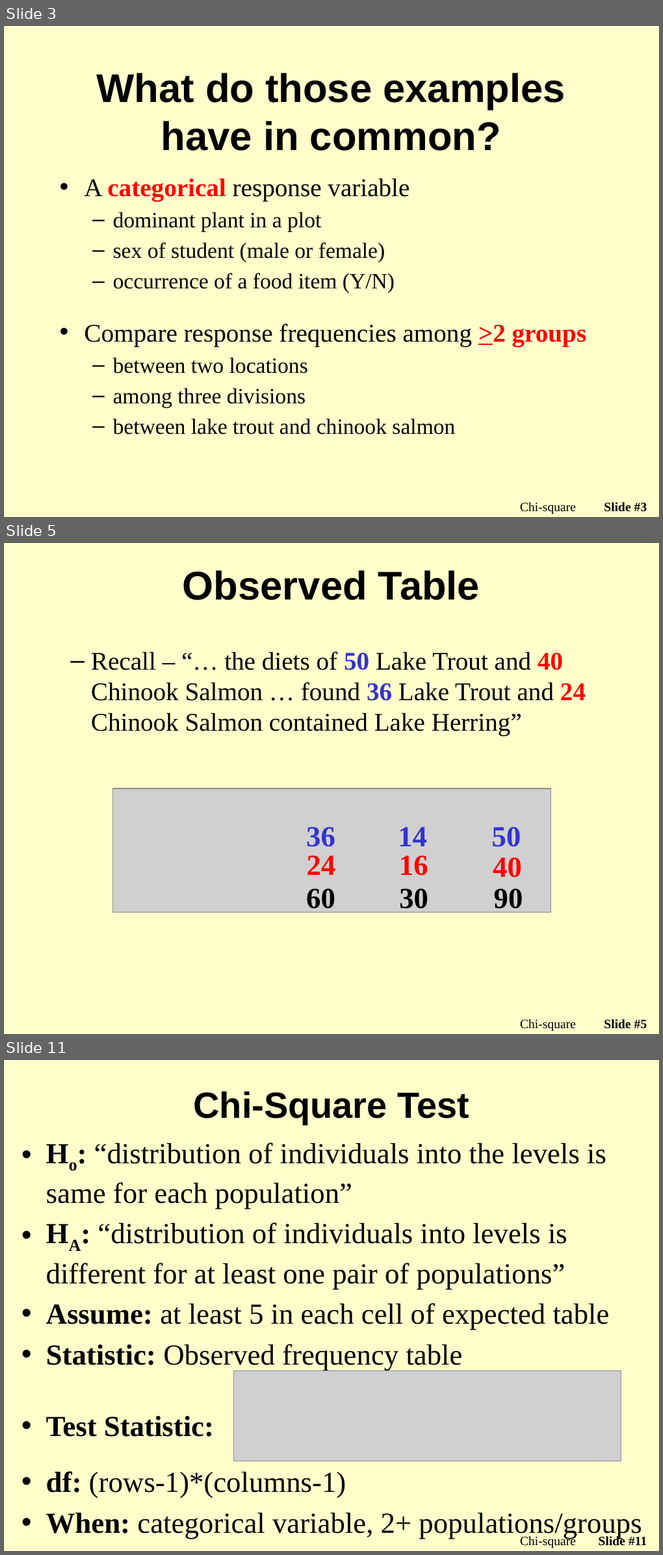
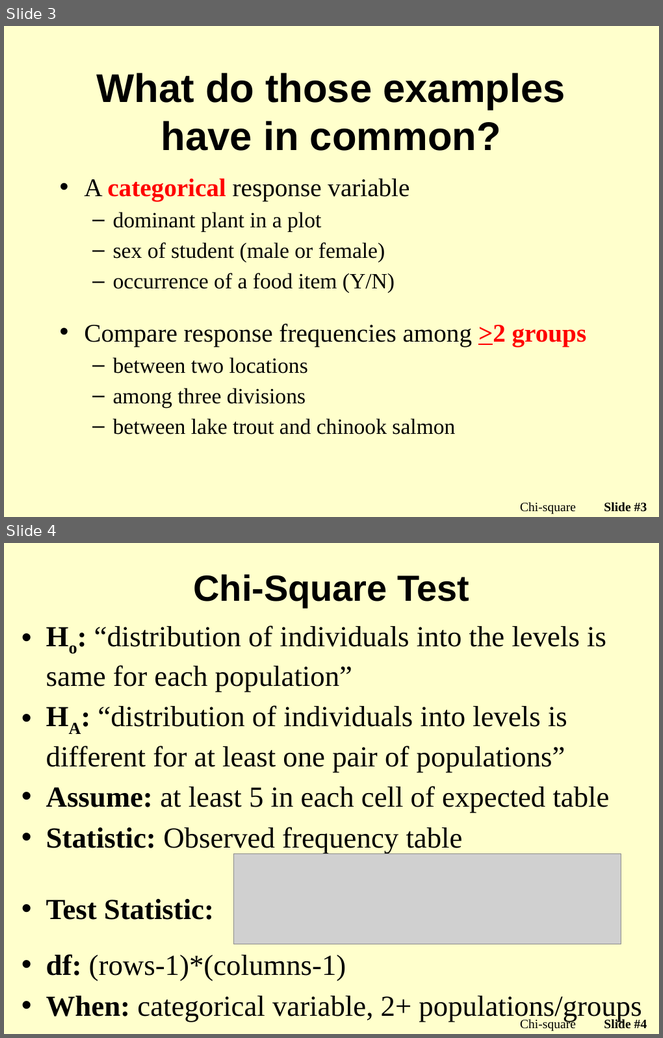
Before and after one commit to droglenc/NCMTH107, a slide deck: modules/Chi_Square/PPT2.pptx. Shown one above the other, each under a label of ours: slides 3, 5 and 11 before the commit, slides 3 and 4 after it; the slides between them are not shown. The pictures are 663x1555 and 663x1038 pixels, drawn with LibreOffice and Linux fonts; fonts in the diff are those of the drawing; grey boxes stand for pictures; background and template pictures are left out. Boxes give left, top, right and bottom in pixels: in the first picture for what was removed or moved away, otherwise in the second. Text is boxed around its words. In the diff, an @@ line names an element or a change of style, - is before the commit and + after.

```diff
--- a/modules/Chi_Square/PPT2.pptx
+++ b/modules/Chi_Square/PPT2.pptx
@@ slide 5 removed at [4, 543, 659, 1034], background picture (left out) @@
@@ title removed at [183, 570, 480, 600] @@
-Observed Table
@@ text removed at [91, 652, 586, 736] @@
-  – Recall – “… the diets of 50 Lake Trout and 40 Chinook Salmon … found 36 Lake Trout and 24 Chinook Salmon contained Lake Herring”
@@ picture removed at [113, 789, 552, 913] @@
@@ text removed at [306, 827, 336, 847] @@
-36
@@ text removed at [398, 827, 427, 847] @@
-14
@@ text removed at [492, 827, 521, 847] @@
-50
@@ text removed at [307, 856, 336, 875] @@
-24
@@ text removed at [399, 856, 428, 876] @@
-16
@@ text removed at [493, 858, 522, 878] @@
-40
@@ text removed at [306, 889, 336, 914] @@
-60
@@ text removed at [399, 889, 428, 914] @@
-30
@@ text removed at [494, 889, 523, 914] @@
-90
@@ text removed at [520, 1019, 576, 1032] @@
-Chi-square
@@ page number removed at [604, 1019, 648, 1029] @@
-Slide #5
@@ what was slide 11 is now slide 4 @@
@@ page number at [604, 1019, 648, 1029]: text changed @@
-Slide #11
+Slide #4
```
Also in this commit, not shown: 7 other slides removed, 2 other files.
